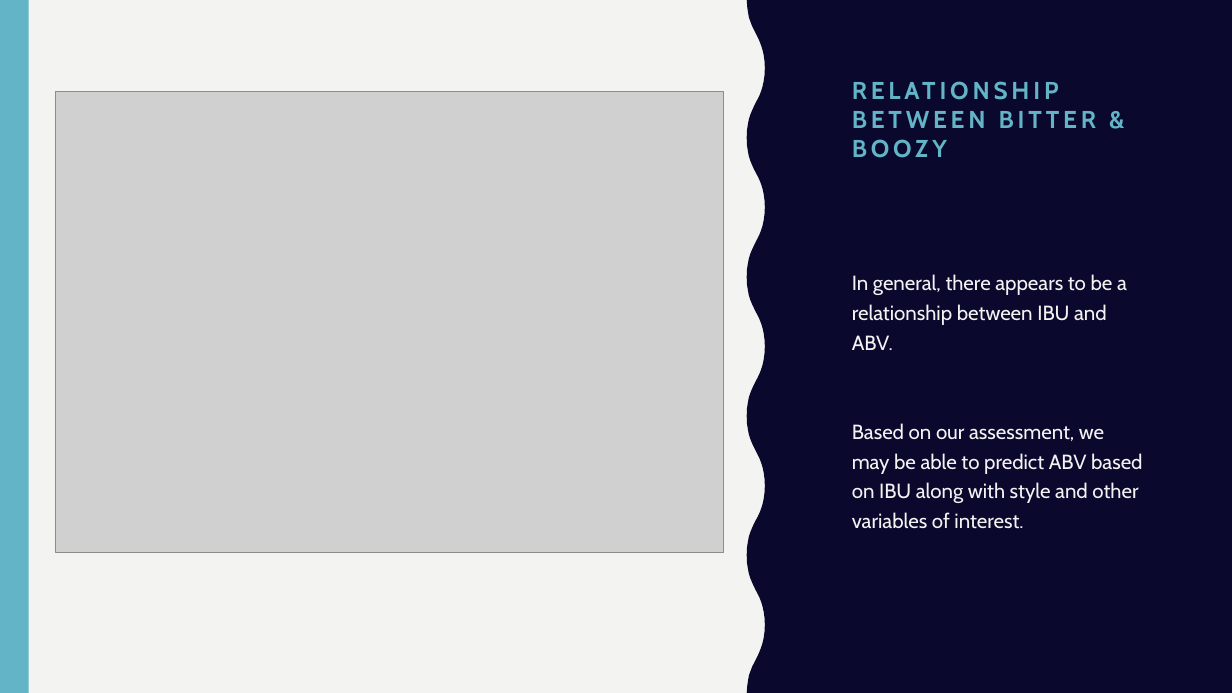
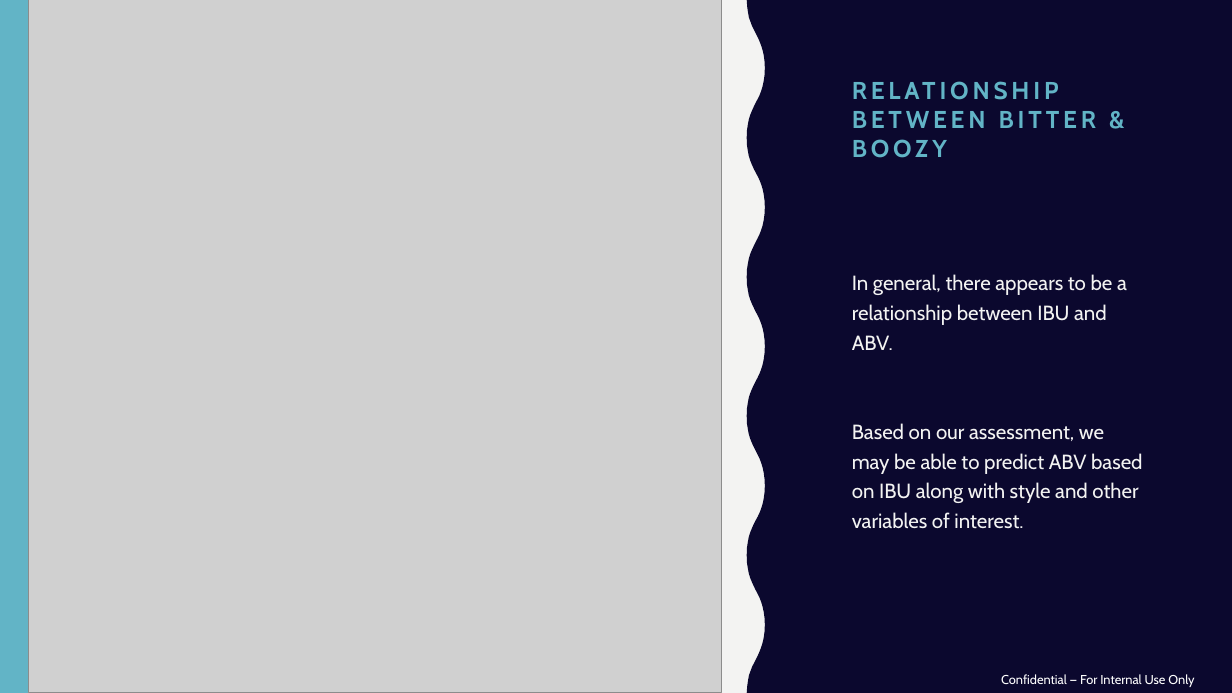
Before and after one commit to mattfarrow1/6306-project-1, a slide deck: slide 10 of docs/Matt_Farrow_Megan_Ball_DS6306_EDA.pptx (slide 9 before the commit). Drawn at 1232x693 pixels with LibreOffice and Linux fonts; fonts in the diff are those of the drawing; grey boxes stand for pictures. Boxes give left, top, right and bottom in pixels: in the first picture for what was removed or moved away, otherwise in the second. Text is boxed around its words. In the diff, an @@ line names an element or a change of style, - is before the commit and + after.

Commit message:
Clean up formatting, add higher res images, add question 9 slide

```diff
--- a/docs/Matt_Farrow_Megan_Ball_DS6306_EDA.pptx
+++ b/docs/Matt_Farrow_Megan_Ball_DS6306_EDA.pptx
@@ picture: place and size @@
-picture at [55, 91, 723, 553]
+picture at [29, 0, 722, 693]
@@ text added at [1001, 674, 1194, 687], 10 pt, text #FFFFFF @@
+Confidential — For Internal Use Only
```
Also in this commit, not shown: 7 other slides changed, 2 slides added.
